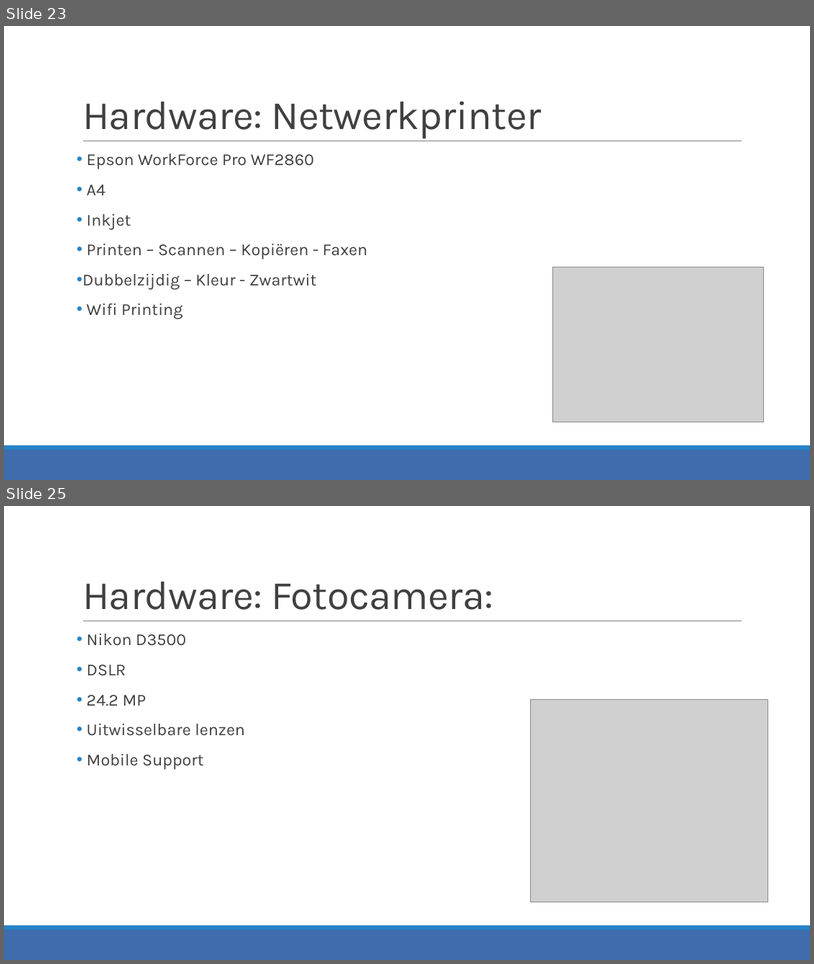
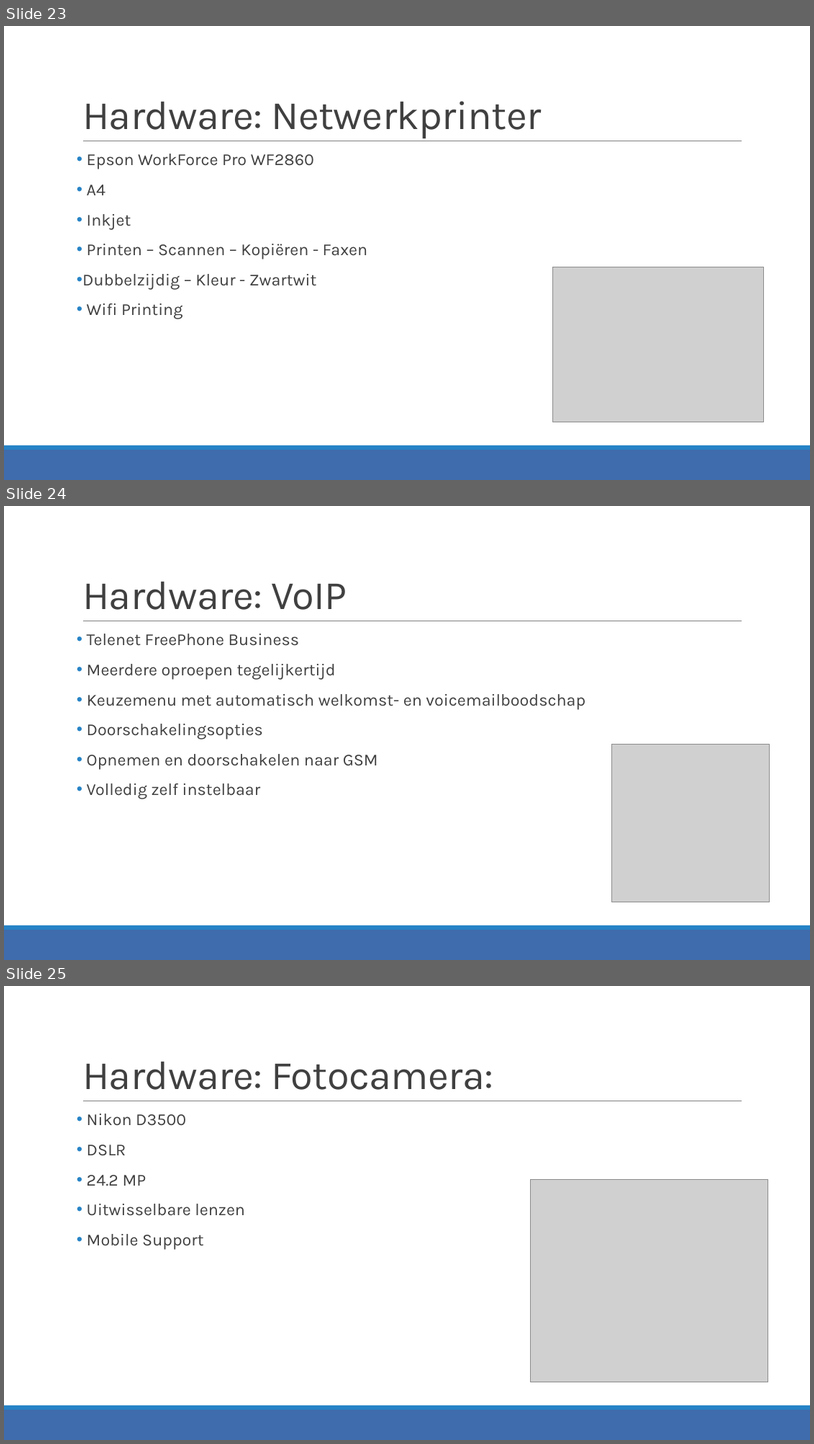
Before and after one commit to JensVL/projecten2, a slide deck: opdracht03/G24/Voorstelling G24.pptx. Shown one above the other, each under a label of ours: slides 23 and 25 before the commit, slides 23, 24 and 25 after it; the slides between them are not shown. The pictures are 814x964 and 814x1444 pixels, drawn with LibreOffice and Linux fonts; fonts in the diff are those of the drawing; grey boxes stand for pictures. Boxes give left, top, right and bottom in pixels: in the first picture for what was removed or moved away, otherwise in the second. Text is boxed around its words. In the diff, an @@ line names an element or a change of style, - is before the commit and + after.

```diff
--- a/opdracht03/G24/Voorstelling G24.pptx
+++ b/opdracht03/G24/Voorstelling G24.pptx
@@ slide 24 added at (x1=4, y1=506, x2=810, y2=960), background #FFFFFF; not listed: 3 template elements that a slide beside it also shows @@
@@ title added at (x1=82, y1=582, x2=347, y2=610), 48 pt, text #404040 @@
+Hardware: VoIP
@@ text added at (x1=87, y1=633, x2=586, y2=799), 20 pt, text #404040 @@
+• Telenet FreePhone Business
+• Meerdere oproepen tegelijkertijd
+• Keuzemenu met automatisch welkomst- en voicemailboodschap
+• Doorschakelingsopties
+• Opnemen en doorschakelen naar GSM
+• Volledig zelf instelbaar
@@ picture added at (x1=612, y1=744, x2=770, y2=901) @@
```
Also in this commit, not shown: 3 slides changed, 1 slide removed, 8 other files.
